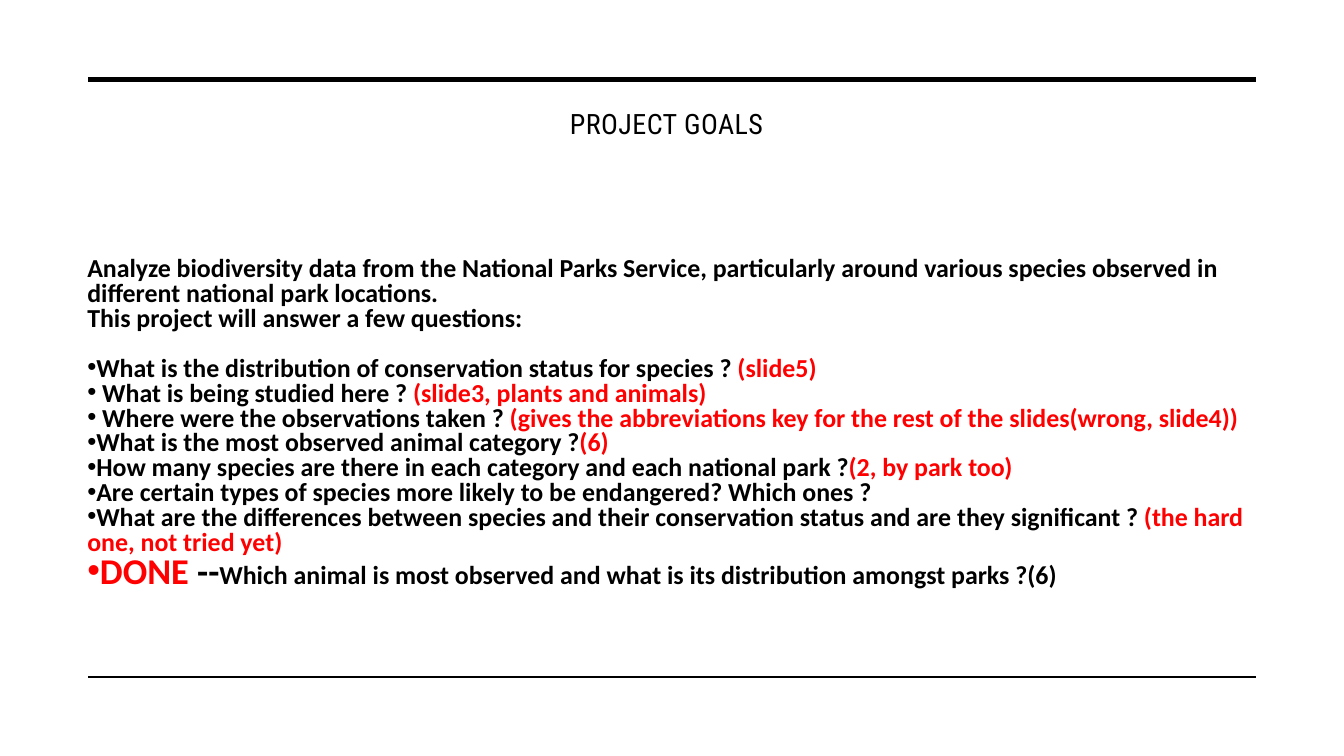
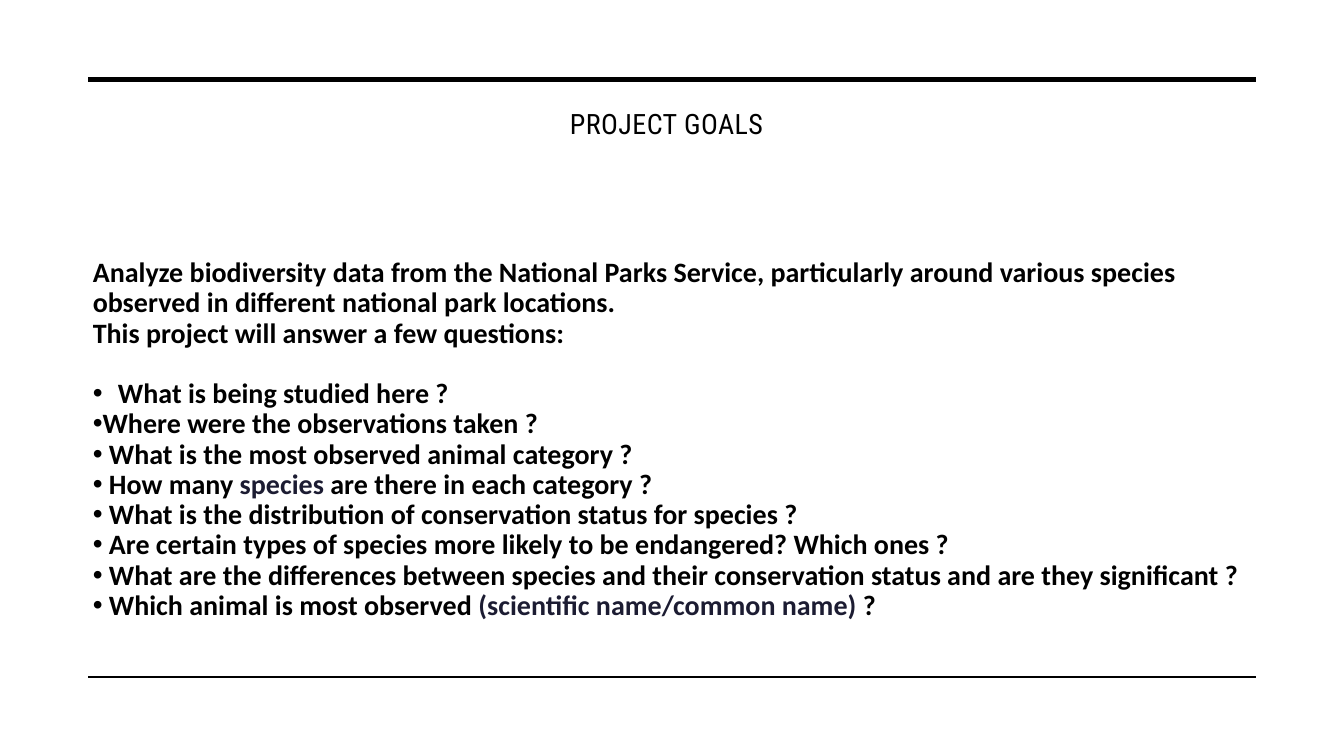
Before and after one commit to LenordStage/Biodiversity-in-National-Parks, a slide deck: slide 2 of biodiversity project 1221.pptx. Drawn at 1344x756 pixels with LibreOffice and Linux fonts; fonts in the diff are those of the drawing; background and template pictures are left out. Boxes give left, top, right and bottom in pixels: in the first picture for what was removed or moved away, otherwise in the second. Text is boxed around its words. In the diff, an @@ line names an element or a change of style, - is before the commit and + after.

```diff
--- a/biodiversity project 1221.pptx
+++ b/biodiversity project 1221.pptx
@@ text at (x1=93, y1=262, x2=1175, y2=559): size 18.5 to 20 pt in "Analyze biodiversity data from the National Parks ...", "This project will answer a few questions:", "Are certain types of species more likely ..."; line spacing 0.8 to 0.9 @@
@@ text at (x1=103, y1=383, x2=778, y2=529): text changed; size 18.5 to 20 pt @@
-• What is the distribution of conservation status for species ? (slide5)
-• What is being studied here ? (slide3, plants and animals)
-• Where were the observations taken ? (gives the abbreviations key for the rest of the slides(wrong, slide4))
-• What is the most observed animal category ?(6)
-• How many species are there in each category and each national park ?(2, by park too)
+• What is being studied here ?
+• Where were the observations taken ?
+• What is the most observed animal category ?
+• How many species are there in each category ?
+• What is the distribution of conservation status for species ?
@@ text at (x1=109, y1=565, x2=1219, y2=619): text changed; size 18.5 to 20 pt @@
-• What are the differences between species and their conservation status and are they significant ? (the hard one, not tried yet)
-• DONE --Which animal is most observed and what is its distribution amongst parks ?(6)
+• What are the differences between species and their conservation status and are they significant ?
+• Which animal is most observed (scientific name/common name) ?
```
Also in this commit, not shown: 3 other slides changed, 6 slides added.
